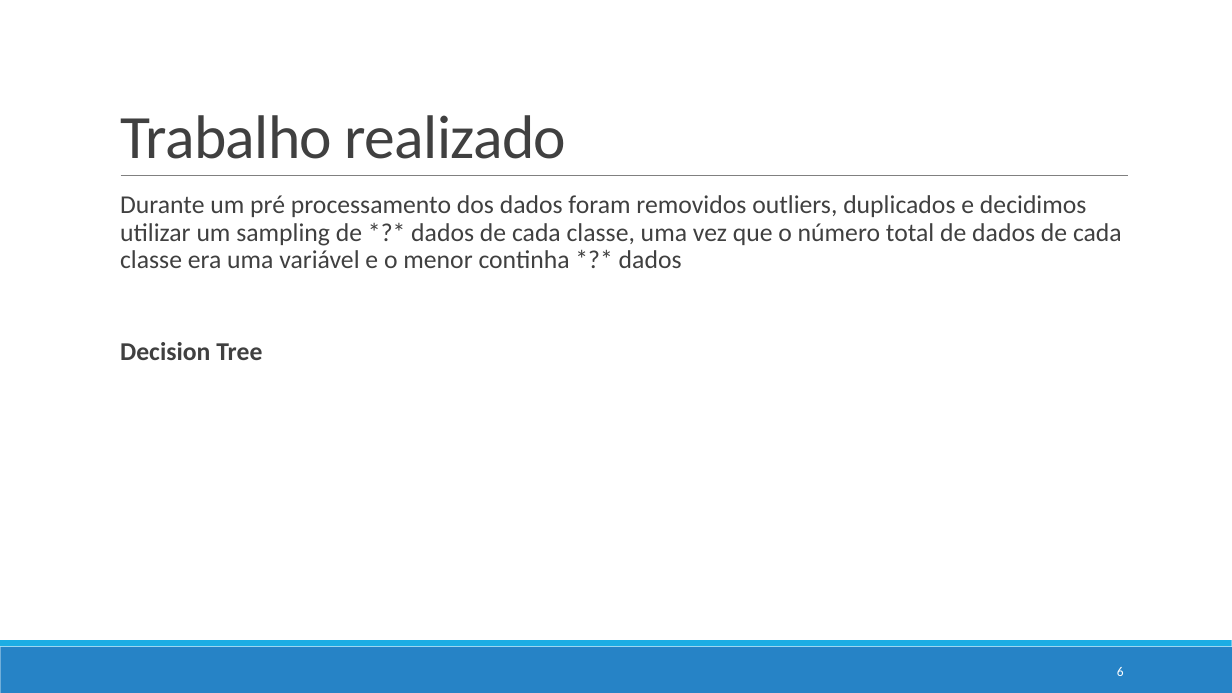
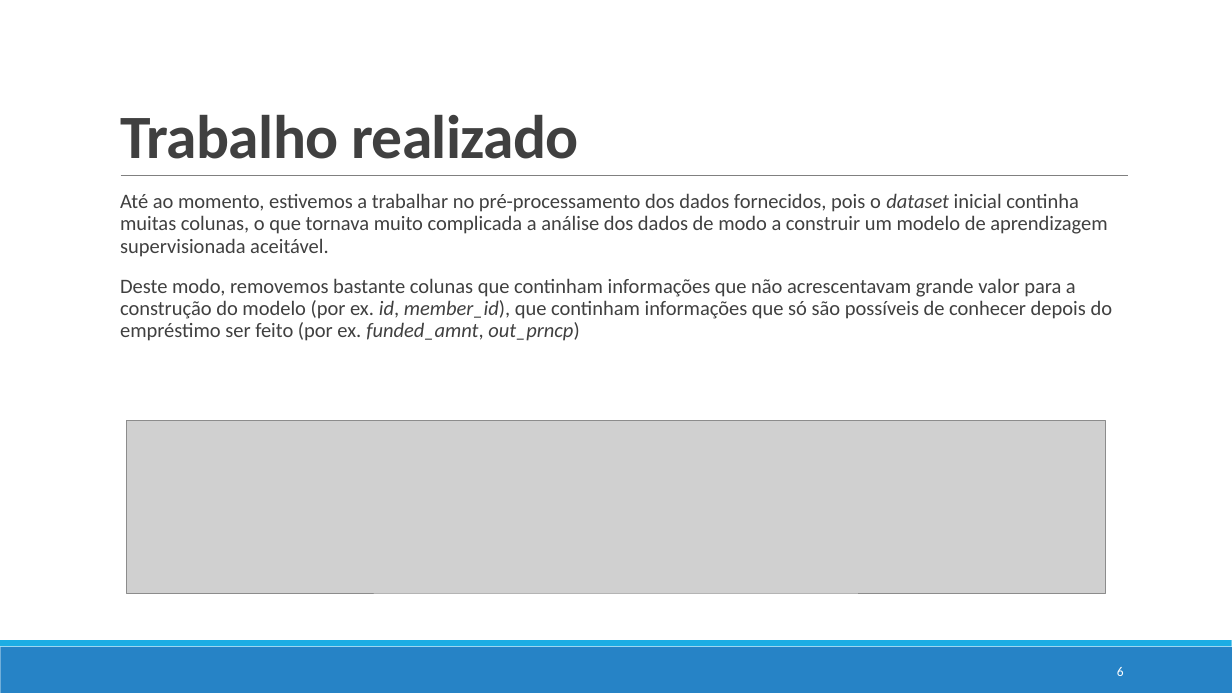
Before and after one commit to pedrovponte/IART-g39, a slide deck: slide 6 of proj2/docs/checkpoint.pptx. Drawn at 1232x693 pixels with LibreOffice and Linux fonts; fonts in the diff are those of the drawing; grey boxes stand for pictures. Boxes give left, top, right and bottom in pixels: in the first picture for what was removed or moved away, otherwise in the second. Text is boxed around its words. In the diff, an @@ line names an element or a change of style, - is before the commit and + after.

```diff
--- a/proj2/docs/checkpoint.pptx
+++ b/proj2/docs/checkpoint.pptx
@@ title "Trabalho realizado" at <box>120,115,579,159</box>: bold on @@
@@ text at <box>120,193,1113,341</box>: text changed; size 20 to 16 pt @@
-  Durante um pré processamento dos dados foram removidos outliers, duplicados e decidimos utilizar um sampling de *?* dados de cada classe, uma vez que o número total de dados de cada classe era uma variável e o menor continha *?* dados
-  Decision Tree
+  Até ao momento, estivemos a trabalhar no pré-processamento dos dados fornecidos, pois o dataset inicial continha muitas colunas, o que tornava muito complicada a análise dos dados de modo a construir um modelo de aprendizagem supervisionada aceitável.
+  Deste modo, removemos bastante colunas que continham informações que não acrescentavam grande valor para a construção do modelo (por ex. id, member_id), que continham informações que só são possíveis de conhecer depois do empréstimo ser feito (por ex. funded_amnt, out_prncp)
@@ picture added at <box>127,421,1106,592</box> @@
```
Also in this commit, not shown: 4 other slides changed.
